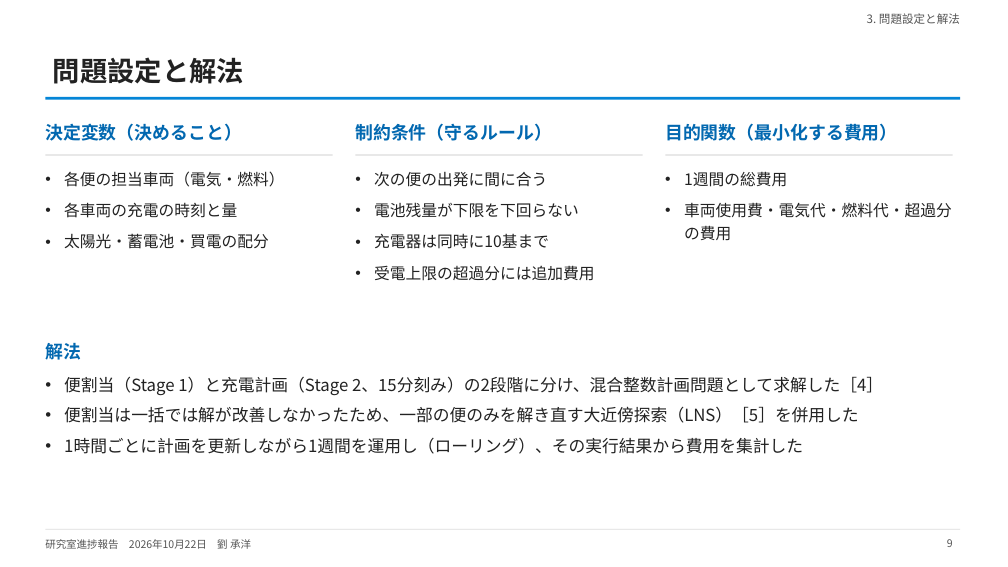
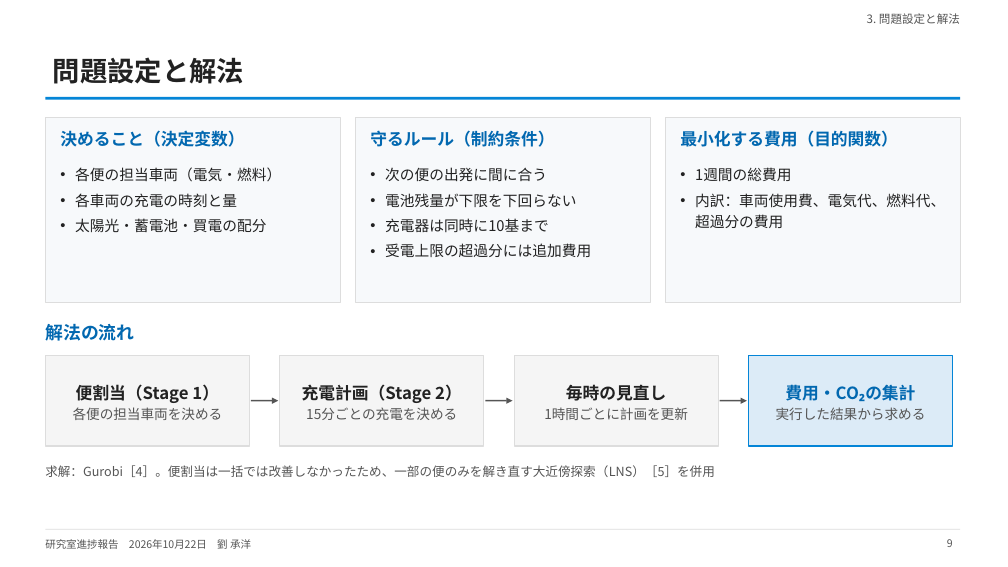
Before and after one commit to CYLIU2003/master-course, a slide deck: slide 9 of outcome/2026-10-22_lab_progress/lab_progress_20261022.pptx. Drawn at 1008x567 pixels with LibreOffice and Linux fonts; fonts in the diff are those of the drawing. Boxes give left, top, right and bottom in pixels: in the first picture for what was removed or moved away, otherwise in the second. Text is boxed around its words. In the diff, an @@ line names an element or a change of style, - is before the commit and + after.

```diff
--- a/outcome/2026-10-22_lab_progress/lab_progress_20261022.pptx
+++ b/outcome/2026-10-22_lab_progress/lab_progress_20261022.pptx
@@ rectangle added at (45, 117, 340, 302), fill #F7F9FB, outline #DDDDDD 1 pt @@
@@ rectangle added at (355, 117, 650, 302), fill #F7F9FB, outline #DDDDDD 1 pt @@
@@ rectangle added at (665, 117, 960, 302), fill #F7F9FB, outline #DDDDDD 1 pt @@
@@ text at (60, 130, 244, 147): text changed; size 17 to 16 pt @@
-決定変数（決めること）
+決めること（決定変数）
@@ text at (370, 130, 554, 147): text changed; size 17 to 16 pt @@
-制約条件（守るルール）
+守るルール（制約条件）
@@ text at (680, 130, 898, 147): text changed; size 17 to 16 pt @@
-目的関数（最小化する費用）
+最小化する費用（目的関数）
@@ line removed from (45, 155) to (333, 155) @@
@@ text "各便の担当車両（電気・燃料）": place and size @@
-text "各便の担当車両（電気・燃料）" at (64, 171, 284, 249)
+text "各便の担当車両（電気・燃料）" at (75, 167, 281, 232)
@@ text "各便の担当車両（電気・燃料）" at (75, 167, 281, 232): size 15 to 14 pt; indent changed; less space between paragraphs @@
@@ line removed from (355, 155) to (643, 155) @@
@@ text "次の便の出発に間に合う" at (385, 167, 591, 257): size 15 to 14 pt; indent changed; less space between paragraphs @@
@@ text "次の便の出発に間に合う": place and size @@
-text "次の便の出発に間に合う" at (374, 172, 594, 280)
+text "次の便の出発に間に合う" at (385, 167, 591, 257)
@@ line removed from (665, 155) to (953, 155) @@
@@ text "1週間の総費用": place and size @@
-text "1週間の総費用" at (684, 171, 952, 240)
+text "1週間の総費用" at (695, 167, 945, 228)
@@ text at (695, 167, 792, 181): size 15 to 14 pt in "1週間の総費用"; indent changed; less space between paragraphs @@
@@ text at (695, 193, 945, 228): text changed; size 15 to 14 pt @@
-• 車両使用費・電気代・燃料代・超過分の費用
+• 内訳：車両使用費、電気代、燃料代、超過分の費用
@@ text at (45, 323, 134, 341): text changed @@
-解法
+解法の流れ
@@ rectangle added at (45, 355, 250, 446), fill #F5F5F5, outline #DDDDDD 1 pt @@
@@ rectangle added at (280, 355, 484, 446), fill #F5F5F5, outline #DDDDDD 1 pt @@
@@ rectangle added at (514, 355, 718, 446), fill #F5F5F5, outline #DDDDDD 1 pt @@
@@ rectangle added at (749, 355, 953, 446), fill #DCEBF7, outline #0485D7 1 pt @@
@@ text added at (73, 384, 223, 420), 16 pt, text #222222, bold @@
+便割当（Stage 1）
+各便の担当車両を決める
@@ text added at (302, 384, 462, 420), 16 pt, text #222222, bold @@
+充電計画（Stage 2）
+15分ごとの充電を決める
@@ text added at (544, 384, 688, 420), 13 pt, text #555555 @@
+毎時の見直し
+1時間ごとに計画を更新
@@ text added at (776, 384, 926, 420), 13 pt, text #555555 @@
+費用・CO₂の集計
+実行した結果から求める
@@ arrow added from (251, 401) to (278, 401), #555555 1.5 pt @@
@@ arrow added from (485, 401) to (513, 401), #555555 1.5 pt @@
@@ arrow added from (720, 401) to (747, 401), #555555 1.5 pt @@
@@ text at (45, 465, 715, 477): text changed; size 16 to 12 pt; text colour #222222 to #555555 @@
-• 便割当（Stage 1）と充電計画（Stage 2、15分刻み）の2段階に分け、混合整数計画問題として求解した［4］
-• 便割当は一括では解が改善しなかったため、一部の便のみを解き直す大近傍探索（LNS）［5］を併用した
-• 1時間ごとに計画を更新しながら1週間を運用し（ローリング）、その実行結果から費用を集計した
+求解：Gurobi［4］。便割当は一括では改善しなかったため、一部の便のみを解き直す大近傍探索（LNS）［5］を併用
```
Also in this commit, not shown: 7 other slides changed, 2 slides added, 1 slide removed, 3 other files.
